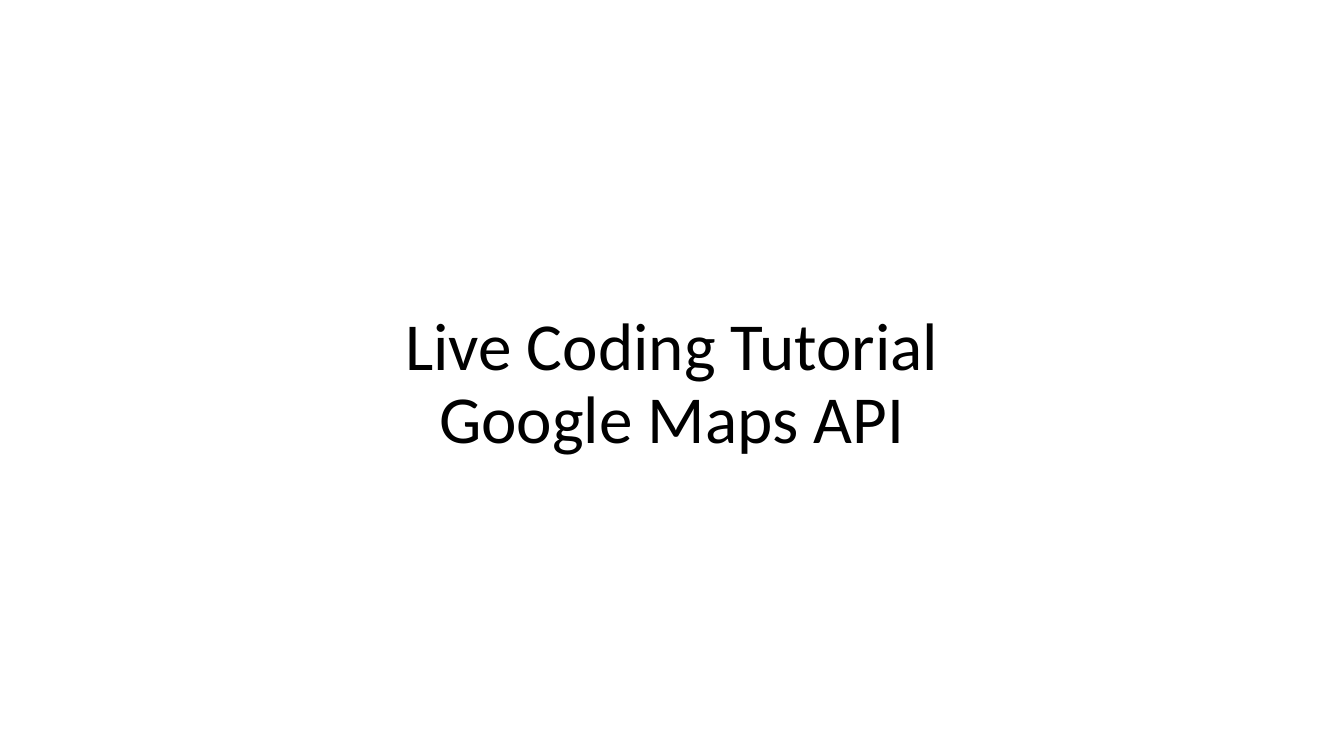
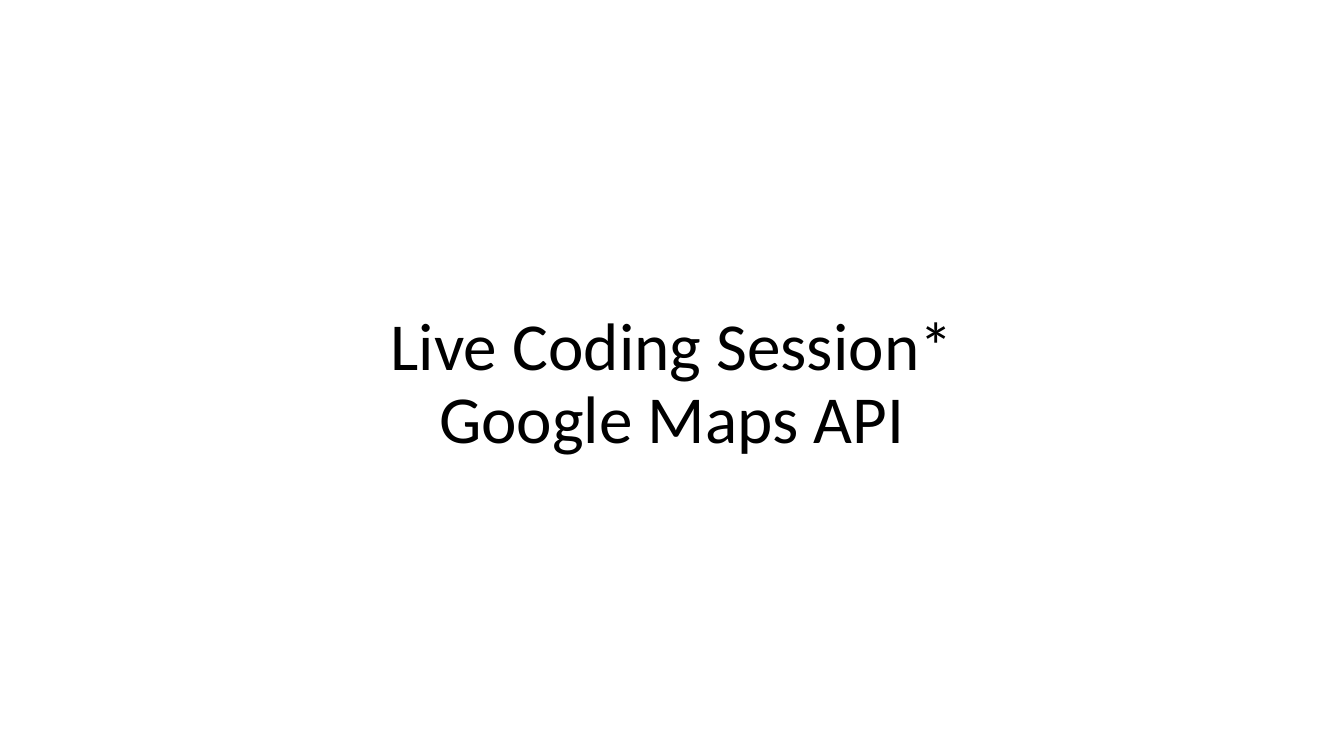
Before and after one commit to EricJPogue/www-epogue-info, a slide deck: slide 11 of CPSC-24700/Presentations/session-21.pptx. Drawn at 1344x756 pixels with LibreOffice and Linux fonts; fonts in the diff are those of the drawing. Boxes give left, top, right and bottom in pixels: in the first picture for what was removed or moved away, otherwise in the second. Text is boxed around its words. In the diff, an @@ line names an element or a change of style, - is before the commit and + after.

Commit message:
Update session 21 documents and add google-maps-lite.

```diff
--- a/CPSC-24700/Presentations/session-21.pptx
+++ b/CPSC-24700/Presentations/session-21.pptx
@@ title at bbox=[391, 322, 952, 455]: text changed @@
-Live Coding Tutorial
-Google Maps API
+Live Coding Session*
+Google Maps API
```
Also in this commit, not shown: 1 other slide changed, 7 slides added, 1 slide removed, 4 other files.
